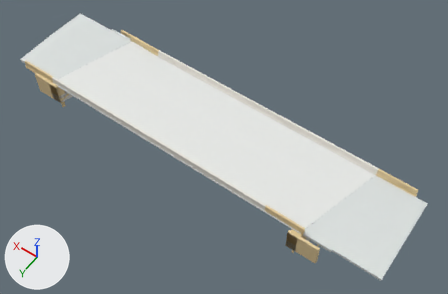
Renders of the glTF model data/bridges/us35-deer/model.glb from each side of a commit.
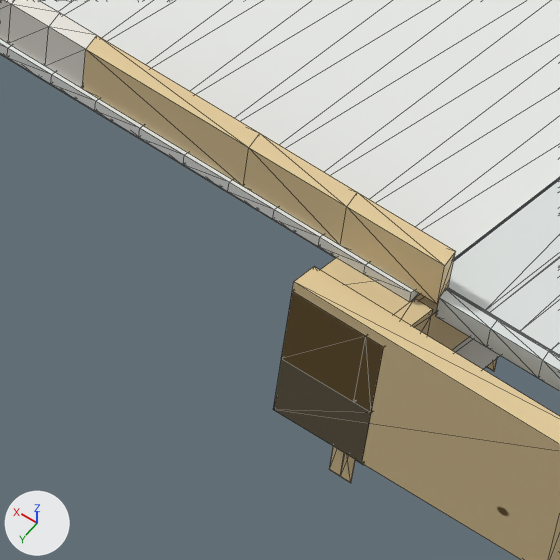
The first picture shows the older version from a 50 mm lens placed at (-28.9, 37.2, 60.8), pointed at (-2.3, -0.2, 2.1). The close-ups show the older and then the newer version on the part from 57% to 71% of the width and 68% to 89% of the height of that picture. Only the edits that show in the close-ups are written down. Arrows for +X, +Y and +Z are at lower left; the lights stay in place. The close-ups show mesh edges as thin lines. Where no turn or scale is listed for an object, it has been applied to the vertices. Vertices at exactly the same position are counted once.

The scene before the commit, as lines of its bpy script (objects in view):
```python
me_backwall_0 = bpy.data.meshes.new('backwall_0')
me_backwall_0.from_pydata(...)  # 24 vertices, 44 faces; spans x -19.78..-16.15, y -6.16..6.5, z 2.65..4.16
me_backwall_0.materials.append(mat_defaultmaterial_029)
me_integral_infill_0_0 = bpy.data.meshes.new('integral_infill_0_0')
me_integral_infill_0_0.from_pydata(...)  # 8 vertices, 12 faces; spans x -16.48..-15.18, y 5.27..6.5, z 2.65..4.19
me_integral_infill_0_0.materials.append(mat_defaultmaterial_024)
me_tfc_transition__1__1 = bpy.data.meshes.new('TFC_transition_-1_-1')
me_tfc_transition__1__1.from_pydata(...)  # 24 vertices, 44 faces; spans x -16.64..-11.86, y 5.38..5.79, z 4.36..5.31
me_tfc_transition__1__1.materials.append(mat_defaultmaterial_059)
me_wing_0__1 = bpy.data.meshes.new('wing_0_-1')
me_wing_0__1.from_pydata(...)  # 8 vertices, 12 faces; spans x -18.92..-15.18, y 6.2..6.5, z 1.45..4.39
me_wing_0__1.materials.append(mat_defaultmaterial_036)
ob_backwall_0 = bpy.data.objects.new('backwall_0', me_backwall_0)
ob_backwall_0.location = (0.0, 0.0, 0.0)
ob_integral_infill_0_0 = bpy.data.objects.new('integral_infill_0_0', me_integral_infill_0_0)
ob_integral_infill_0_0.location = (0.0, 0.0, 0.0)
ob_tfc_transition__1__1 = bpy.data.objects.new('TFC_transition_-1_-1', me_tfc_transition__1__1)
ob_tfc_transition__1__1.location = (0.0, 0.0, 0.0)
ob_wing_0__1 = bpy.data.objects.new('wing_0_-1', me_wing_0__1)
ob_wing_0__1.location = (0.0, 0.0, 0.0)
# also in view: 'deck' at (0.0, 0.0, 4.7); 'pile_stub_0_0' at (-16.0, 5.9, 0.7); 'approach_-1' at (-21.0, 0.1, 4.1); 'cap_1' at (-17.5, 0.2, 2.0); 'curb_-1_-1' at (-18.3, 5.7, 4.2)
```
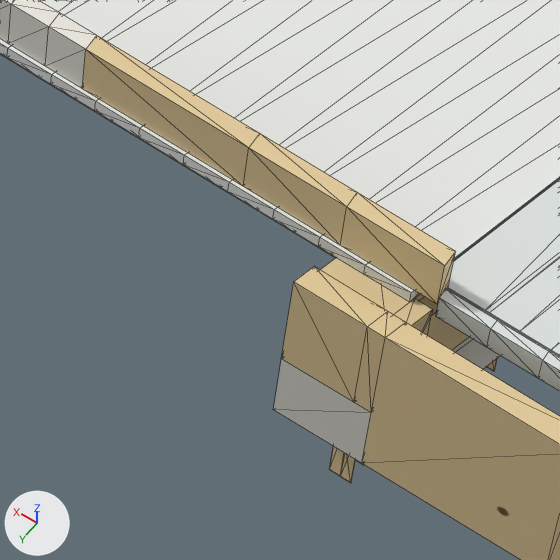
Location of each change, [x1, y1, x2, y2] in pixels of the close-ups (560 x 560 px):
'wing_0_-1', reshaped: before [274, 267, 560, 560]; after [362, 322, 560, 560]
part 1 of me_integral_infill_0_0, reshaped: [281, 258, 409, 402] in both
part 2 of me_backwall_0, reshaped: [354, 299, 433, 412] in both

Edits to the bpy script that builds the scene:
```text
Change me_integral_infill_0_0:
    used by ob_integral_infill_0_0; location = (0.0, 0.0, 0.0)
    remove me_integral_infill_0_0.from_pydata(...)  # 8 vertices, 12 faces; spans x -16.48..-15.18, y 5.27..6.5, z 2.65..4.19
    add me_integral_infill_0_0.from_pydata(...)  # 12 vertices, 20 faces; spans x -16.48..-15.18, y 5.27..6.5, z 2.65..4.39
    me_integral_infill_0_0 part 1
    2 vertices are removed from x -16.15..-15.18, y 6.5, z 4.15..4.17
    10 faces are deleted
    6 vertices are added at (-16.15, 6.5, 4.36), (-16.23, 6.2, 4.36), (-16.23, 6.2, 4.16), (-15.18, 6.5, 4.39), (-15.26, 6.2, 4.38), (-15.26, 6.2, 4.18)
    18 new faces join them
Change me_backwall_0:
    used by ob_backwall_0; location = (0.0, 0.0, 0.0)
    remove me_backwall_0.from_pydata(...)  # 24 vertices, 44 faces; spans x -19.78..-16.15, y -6.16..6.5, z 2.65..4.16
    add me_backwall_0.from_pydata(...)  # 36 vertices, 68 faces; spans x -19.78..-16.15, y -6.16..6.5, z 2.65..4.36
    me_backwall_0 part 2: 2 vertices removed from x -16.39..-16.15, y 6.5, z 4.15; 8 vertices added at x -16.47..-16.15, y 6.2..6.5, z 2.65..4.36
    other edits to the shape of me_backwall_0 do not show in these pictures
Change me_wing_0__1:
    used by ob_wing_0__1; location = (0.0, 0.0, 0.0)
    remove me_wing_0__1.from_pydata(...)  # 8 vertices, 12 faces; spans x -18.92..-15.18, y 6.2..6.5, z 1.45..4.39
    add me_wing_0__1.from_pydata(...)  # 8 vertices, 12 faces; spans x -18.92..-16.39, y 6.2..6.5, z 1.45..4.36
    me_wing_0__1 part 3
    me_wing_0__1.vertices[4].co: (-15.18, 6.5, 1.45) -> (-16.39, 6.5, 1.45)  # pixel (273, 409) -> pixel (361, 463)
    me_wing_0__1.vertices[5].co: (-15.26, 6.2, 1.45) -> (-16.47, 6.2, 1.45)
    me_wing_0__1.vertices[6].co: (-15.26, 6.2, 4.38) -> (-16.47, 6.2, 4.36)  # pixel (314, 266) -> pixel (405, 322)
    me_wing_0__1.vertices[7].co: (-15.18, 6.5, 4.39) -> (-16.39, 6.5, 4.36)  # pixel (293, 281) -> pixel (385, 337)
```
